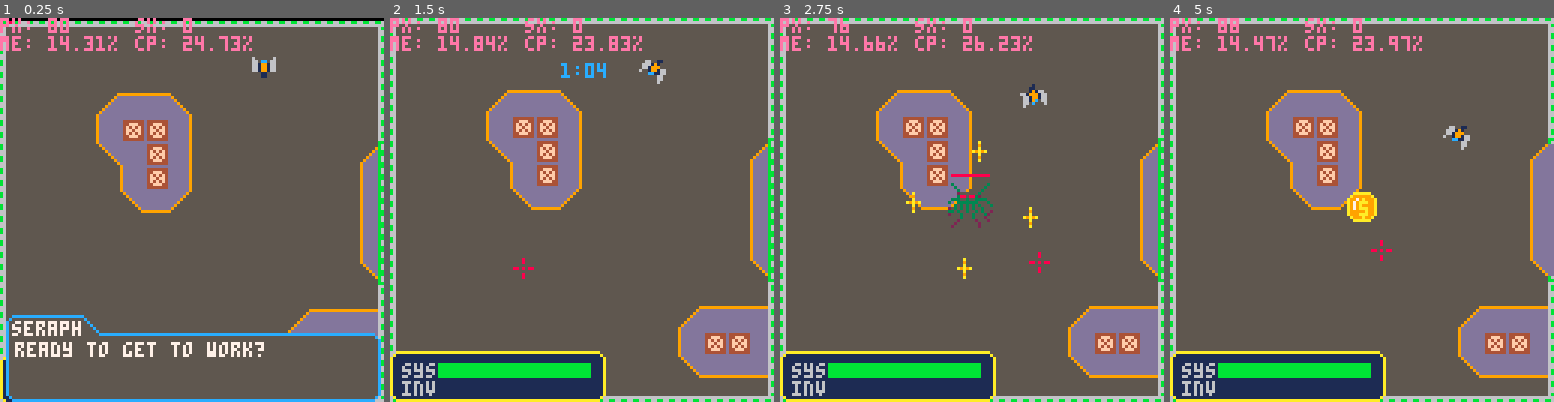
Above: before the commit, frames 1-4 (left to right).
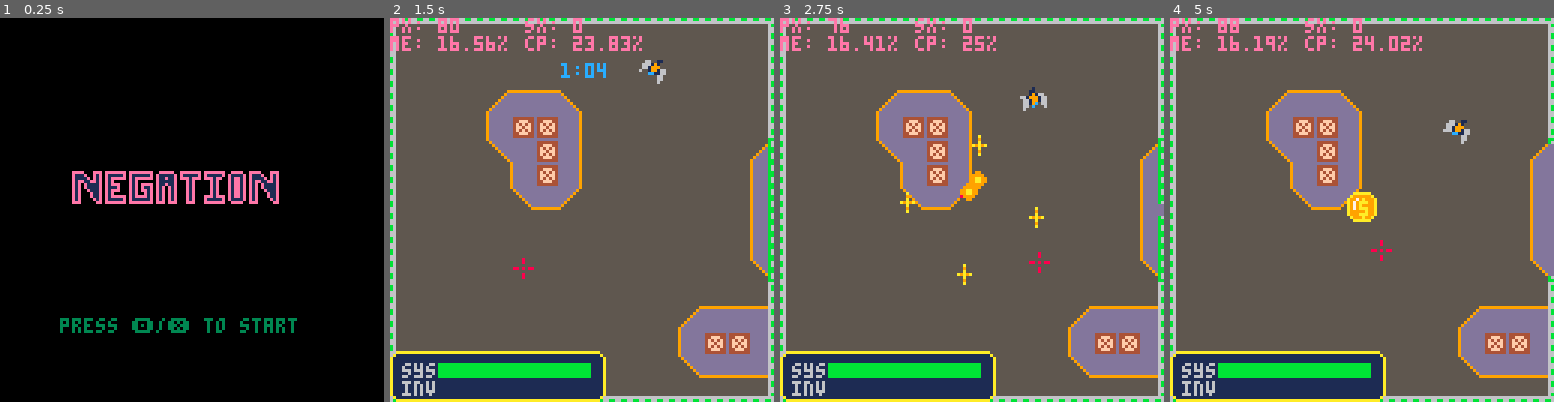
Above: after the commit, the same moments.

Repository: kbrewington/Negation
Game: PICO-8 cartridge negation.p8
The game is run twice, just before and just after one commit, with the same random seed, the same clock (stepped at 60 frames per second) and the same inputs.
Inputs (mouse positions are in pixels of both pictures, inside the frame that each line leads up to):
- Up to frame 1 (0.25 s): no input
- Up to frame 2 (1.5 s): tap O (Z key) at 0.33, 0.7, 1.43 s; click (459, 121) at 0.67 s; tap X (X key) at 1.07 s; click (520, 267) at 1.22 s
- Up to frame 3 (2.75 s): click (975, 114) at 1.77 s; hold Left 1.97-2.37 s; tap X (X key) at 2.07, 2.4, 2.73 s; tap O (Z key) at 2.22 s; click (1037, 259) at 2.32 s; hold Down from 2.42 s (still down)
- Up to frame 4 (5 s): release Down at 2.82 s; click (1492, 106) at 2.87 s; hold Right 2.87-3.53 s; tap X (X key) every 0.33 s from 3.07 to 4.73 s; tap O (Z key) at 3.1, 3.98, 4.87 s; click (1254, 256) at 3.42 s; hold Up 3.58-4.08 s; click (1315, 102) at 3.97 s; hold Right 4.13-4.53 s; click (1381, 248) at 4.52 s; hold Down from 4.58 s (still down)

The runs differ from the first frame. In frame 1, 99% of the frame differs, in the area x 0-100%, y 0-100%; in frame 2, less than 0.1%; in frame 3, 1.6%; in frame 4, 0.5%.

Commit message:
made titlescreen more of an actual start menu

Diff:
--- a/negation.p8
+++ b/negation.p8
@@ -50,20 +50,19 @@
 
 title = {}
 title.drawn = nil
-title.startx = 10
-title.starty = 0
-
-                --  "14,14,14,14, 0, 0, 0,14,14,14, 0,14,14,14,14,14,14,14, 0, 14,14,14,14,14,14,14,14, 0, 0,14,14,14,14,14, 0, 0,14,14,14,14,14,14,14, 0,14,14,14,14,14,14,14, 0, 0,14,14,14,14, 0, 0,14,14,14,14, 0, 0, 0,14,14,14",
-                --  "14, 1, 1, 1,14, 0, 0,14, 1,14, 0,14, 1, 1, 1, 1, 1,14, 0, 14, 1, 1, 1, 1, 1, 1,14, 0,14, 1, 1, 1, 1, 1,14, 0,14, 1, 1, 1, 1, 1,14, 0,14, 1, 1, 1, 1, 1,14, 0,14, 1, 1, 1, 1,14, 0,14, 1, 1, 1,14, 0, 0,14, 1,14",
-                --  "14, 1, 1, 1, 1,14, 0,14, 1,14, 0,14, 1,14,14,14,14,14, 0, 14, 1,14,14,14,14,14,14, 0,14, 1, 1,14, 1, 1,14, 0,14,14,14, 1,14,14,14, 0,14,14,14, 1,14,14, 0, 0,14, 1,14,14, 1,14, 0,14, 1, 1, 1, 1,14, 0,14, 1,14",
-                --  "14, 1,14,14, 1, 1,14,14, 1,14, 0,14, 1,14, 0, 0, 0, 0, 0, 14, 1,14, 0, 0, 0, 0, 0, 0,14, 1, 1, 1, 1, 1,14, 0, 0, 0,14, 1,14, 0, 0, 0, 0, 0,14, 1,14, 0, 0, 0,14, 1,14,14, 1,14, 0,14, 1,14,14, 1, 1,14,14, 1,14",
-                --  "14, 1,14, 0,14, 1, 1, 1, 1,14, 0,14, 1,14,14,14, 0, 0, 0, 14, 1,14, 0,14,14,14,14, 0,14, 1, 1,14, 1, 1,14, 0, 0, 0,14, 1,14, 0, 0, 0, 0, 0,14, 1,14, 0, 0, 0,14, 1,14,14, 1,14, 0,14, 1,14, 0,14, 1, 1, 1, 1,14",
-                --  "14, 1,14, 0,14, 1, 1, 1, 1,14, 0,14, 1, 1, 1,14, 0, 0, 0, 14, 1,14, 0,14, 1, 1,14, 0,14, 1,14, 0,14, 1,14, 0, 0, 0,14, 1,14, 0, 0, 0, 0, 0,14, 1,14, 0, 0, 0,14, 1,14,14, 1,14, 0,14, 1,14, 0,14, 1, 1, 1, 1,14",
-                --  "14, 1,14, 0, 0,14, 1, 1, 1,14, 0,14, 1,14,14,14, 0, 0, 0, 14, 1,14, 0,14,14, 1,14, 0,14, 1,14, 0,14, 1,14, 0, 0, 0,14, 1,14, 0, 0, 0, 0, 0,14, 1,14, 0, 0, 0,14, 1,14,14, 1,14, 0,14, 1,14, 0, 0,14, 1, 1, 1,14",
-                --  "14, 1,14, 0, 0, 0,14, 1, 1,14, 0,14, 1,14, 0, 0, 0, 0, 0, 14, 1,14, 0, 0,14, 1,14, 0,14, 1,14, 0,14, 1,14, 0, 0, 0,14, 1,14, 0, 0, 0, 0, 0,14, 1,14, 0, 0, 0,14, 1,14,14, 1,14, 0,14, 1,14, 0, 0, 0,14, 1, 1,14",
-                --  "14, 1,14, 0, 0, 0,14, 1, 1,14, 0,14, 1,14,14,14,14,14, 0, 14, 1,14,14,14,14, 1,14, 0,14, 1,14, 0,14, 1,14, 0, 0, 0,14, 1,14, 0, 0, 0,14,14,14, 1,14,14,14, 0,14, 1,14,14, 1,14, 0,14, 1,14, 0, 0, 0,14, 1, 1,14",
-                --  "14, 1,14, 0, 0, 0, 0,14, 1,14, 0,14, 1, 1, 1, 1, 1,14, 0, 14, 1, 1, 1, 1, 1, 1,14, 0,14, 1,14, 0,14, 1,14, 0, 0, 0,14, 1,14, 0, 0, 0,14, 1, 1, 1, 1, 1,14, 0,14, 1, 1, 1, 1,14, 0,14, 1,14, 0, 0, 0, 0,14, 1,14",
-                --  "14,14,14, 0, 0, 0, 0, 0,14,14, 0,14,14,14,14,14,14,14, 0, 14,14,14,14,14,14,14,14, 0,14,14,14, 0,14,14,14, 0, 0, 0,14,14,14, 0, 0, 0,14,14,14,14,14,14,14, 0, 0,14,14,14,14, 0, 0,14,14,14, 0, 0, 0, 0, 0,14,14"}
+title.startx = 23
+title.starty = 50
+title.text = {   "14,14,14,14, 0, 0, 0,14,14,14, 0,14,14,14,14,14,14,14, 0, 14,14,14,14,14,14,14,14, 0, 0,14,14,14,14,14, 0, 0,14,14,14,14,14,14,14, 0,14,14,14,14,14,14,14, 0, 0,14,14,14,14, 0, 0,14,14,14,14, 0, 0, 0,14,14,14",
+                 "14, 1, 1, 1,14, 0, 0,14, 1,14, 0,14, 1, 1, 1, 1, 1,14, 0, 14, 1, 1, 1, 1, 1, 1,14, 0,14, 1, 1, 1, 1, 1,14, 0,14, 1, 1, 1, 1, 1,14, 0,14, 1, 1, 1, 1, 1,14, 0,14, 1, 1, 1, 1,14, 0,14, 1, 1, 1,14, 0, 0,14, 1,14",
+                 "14, 1, 1, 1, 1,14, 0,14, 1,14, 0,14, 1,14,14,14,14,14, 0, 14, 1,14,14,14,14,14,14, 0,14, 1, 1,14, 1, 1,14, 0,14,14,14, 1,14,14,14, 0,14,14,14, 1,14,14, 0, 0,14, 1,14,14, 1,14, 0,14, 1, 1, 1, 1,14, 0,14, 1,14",
+                 "14, 1,14,14, 1, 1,14,14, 1,14, 0,14, 1,14, 0, 0, 0, 0, 0, 14, 1,14, 0, 0, 0, 0, 0, 0,14, 1, 1, 1, 1, 1,14, 0, 0, 0,14, 1,14, 0, 0, 0, 0, 0,14, 1,14, 0, 0, 0,14, 1,14,14, 1,14, 0,14, 1,14,14, 1, 1,14,14, 1,14",
+                 "14, 1,14, 0,14, 1, 1, 1, 1,14, 0,14, 1,14,14,14, 0, 0, 0, 14, 1,14, 0,14,14,14,14, 0,14, 1, 1,14, 1, 1,14, 0, 0, 0,14, 1,14, 0, 0, 0, 0, 0,14, 1,14, 0, 0, 0,14, 1,14,14, 1,14, 0,14, 1,14, 0,14, 1, 1, 1, 1,14",
+                 "14, 1,14, 0,14, 1, 1, 1, 1,14, 0,14, 1, 1, 1,14, 0, 0, 0, 14, 1,14, 0,14, 1, 1,14, 0,14, 1,14, 0,14, 1,14, 0, 0, 0,14, 1,14, 0, 0, 0, 0, 0,14, 1,14, 0, 0, 0,14, 1,14,14, 1,14, 0,14, 1,14, 0,14, 1, 1, 1, 1,14",
+                 "14, 1,14, 0, 0,14, 1, 1, 1,14, 0,14, 1,14,14,14, 0, 0, 0, 14, 1,14, 0,14,14, 1,14, 0,14, 1,14, 0,14, 1,14, 0, 0, 0,14, 1,14, 0, 0, 0, 0, 0,14, 1,14, 0, 0, 0,14, 1,14,14, 1,14, 0,14, 1,14, 0, 0,14, 1, 1, 1,14",
+                 "14, 1,14, 0, 0, 0,14, 1, 1,14, 0,14, 1,14, 0, 0, 0, 0, 0, 14, 1,14, 0, 0,14, 1,14, 0,14, 1,14, 0,14, 1,14, 0, 0, 0,14, 1,14, 0, 0, 0, 0, 0,14, 1,14, 0, 0, 0,14, 1,14,14, 1,14, 0,14, 1,14, 0, 0, 0,14, 1, 1,14",
+                 "14, 1,14, 0, 0, 0,14, 1, 1,14, 0,14, 1,14,14,14,14,14, 0, 14, 1,14,14,14,14, 1,14, 0,14, 1,14, 0,14, 1,14, 0, 0, 0,14, 1,14, 0, 0, 0,14,14,14, 1,14,14,14, 0,14, 1,14,14, 1,14, 0,14, 1,14, 0, 0, 0,14, 1, 1,14",
+                 "14, 1,14, 0, 0, 0, 0,14, 1,14, 0,14, 1, 1, 1, 1, 1,14, 0, 14, 1, 1, 1, 1, 1, 1,14, 0,14, 1,14, 0,14, 1,14, 0, 0, 0,14, 1,14, 0, 0, 0,14, 1, 1, 1, 1, 1,14, 0,14, 1, 1, 1, 1,14, 0,14, 1,14, 0, 0, 0, 0,14, 1,14",
+                 "14,14,14, 0, 0, 0, 0, 0,14,14, 0,14,14,14,14,14,14,14, 0, 14,14,14,14,14,14,14,14, 0,14,14,14, 0,14,14,14, 0, 0, 0,14,14,14, 0, 0, 0,14,14,14,14,14,14,14, 0, 0,14,14,14,14, 0, 0,14,14,14, 0, 0, 0, 0, 0,14,14"}
 
 
 player.last_time = {[c.left_arrow] = 0,
@@ -95,6 +94,7 @@
 next_cost = {1, 1, 1}
 skills_selected = {true, false, false, false}
 invalid = 0
+titlescreen = nil
 
 -- define some constants
 pi = 3.14159265359
@@ -721,27 +721,21 @@
     end
   end
 
+  print("press \x8e/\x97 to start", 20, 100, flr(time()*10)%15+1)
+
 end
 
 --[[
   print seraph dialog
 ]]
 function dialog_seraph(dialog)
+
   wait.dialog_finish = true
 
   local bck_color = dialog.bck_color or 5
   local brd_color = dialog.brd_color or 0
   local fnt_color = dialog.fnt_color or 7
   local d = dialog.text
-
-  --[[if not titlescreen then
-    draw_titlescreen()
-  else
-    title.drawn.x = {} -- free up this memory
-    title.drawn.y = {}
-    title.drawn.colors = {}
-    title.title_step = 1
-  end]]
 
   rectfill(3, 99, 27, 105, bck_color) -- name rect
   rectfill(27, 99, 27, 126, bck_color) -- angle
@@ -1036,6 +1031,13 @@
 
   collision()
   collide_all_enemies()
+
+  if not titlescreen then
+    if btnp(c.x_button) or btnp(c.z_button) then
+      titlescreen = true
+    end
+    return
+  end
 
   if in_skilltree then
     skills_selected[currently_selected] = false
@@ -1140,7 +1142,7 @@
     z button
     -- shoot for now, this can be changed later
   ]]
-  --if (btn(c.z_button)) then
+  -- if (btn(c.z_button)) then
   --stat(34) -> button bitmask (1=primary, 2=secondary, 4=middle)
   if (stat(34) == 1) then
     if drawdialog and not wait.dialog_finish and time() - (lastclick or time() - 2) > 1 then
@@ -1157,7 +1159,8 @@
   end --end z button
 
   -- middle button
-  if (stat(34) == 4) then -- cycle inventory
+  if (stat(34) == 4) and abs(time() - (lastclick or (time()-1))) > .25 then -- cycle inventory
+    lastclick = time()
     local temp = 0
     if #player.inventory > 1 then
       for i=1,#player.inventory do
@@ -1207,6 +1210,12 @@
 function _draw()
   cls()
   map(0, 0, level.sx, level.sy, 128, 128)
+
+  if not titlescreen then
+    draw_titlescreen()
+    return
+  end
+
 
   if level_sprites ~= nil then
     palt(5, true)
